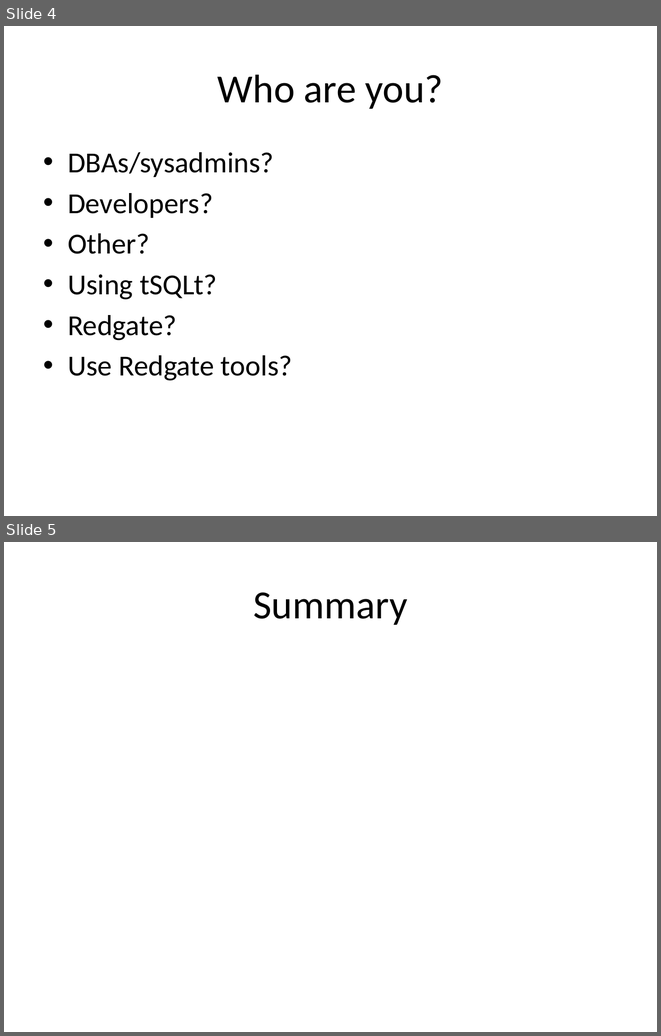
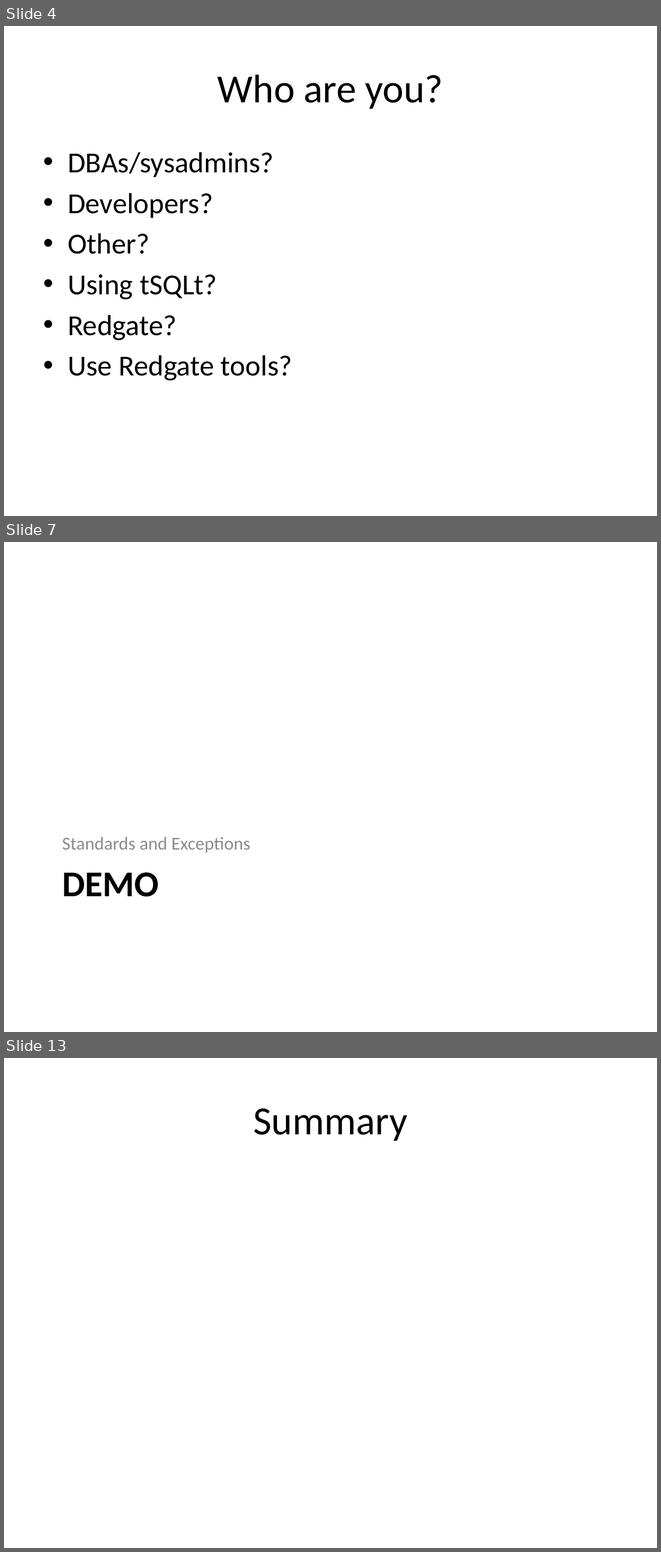
Before and after one commit to way0utwest/TestingT-SQLMadeEasy, a slide deck: TestingT-SQLMadeEasy.pptx. Shown one above the other, each under a label of ours: slides 4 and 5 before the commit, slides 4, 7 and 13 after it; the slides between them are not shown. The pictures are 661x1036 and 661x1552 pixels, drawn with LibreOffice and Linux fonts; fonts in the diff are those of the drawing. Boxes give left, top, right and bottom in pixels: in the first picture for what was removed or moved away, otherwise in the second. Text is boxed around its words. In the diff, an @@ line names an element or a change of style, - is before the commit and + after.

```diff
--- a/TestingT-SQLMadeEasy.pptx
+++ b/TestingT-SQLMadeEasy.pptx
@@ slide 7 added at <box>4,542,657,1032</box>, background #FFFFFF @@
@@ text added at <box>62,837,250,853</box>, 20 pt, text #8C8C8C @@
+Standards and Exceptions
@@ title added at <box>62,872,159,897</box>, 40 pt, text #000000, bold @@
+DEMO
@@ what was slide 5 is now slide 13 @@
```
Also in this commit, not shown: 1 slide changed, 7 other slides added, 5 other files.
